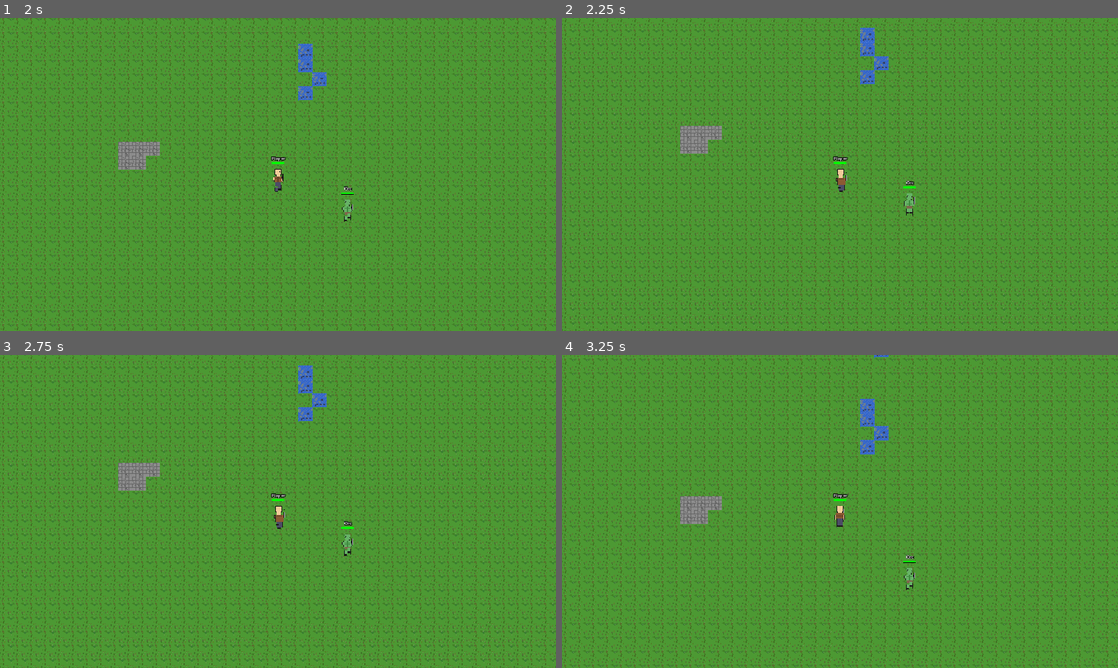
Above: before the commit, frames 1-4 (two rows, left to right).
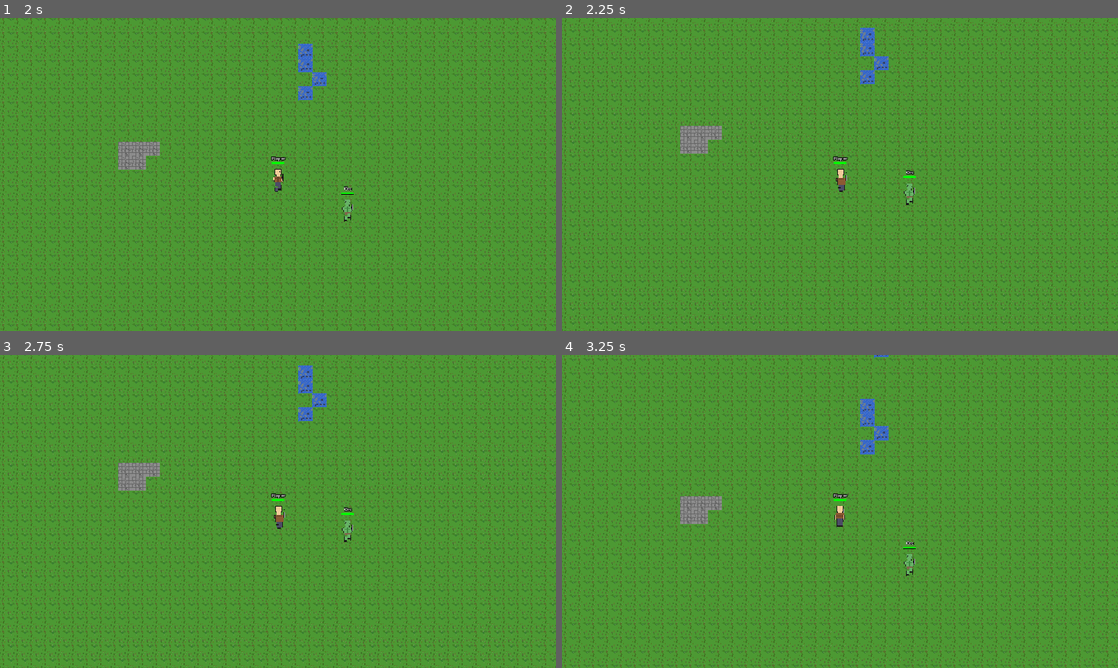
Above: after the commit, the same moments.

Repository: mattzanco/Trithia
Game: Godot game, scene res://scenes/main.tscn
Same seed, same stepped clock (60 frames per second), same inputs: the game is played once before the commit and once after it.
Inputs (mouse positions are in pixels of both pictures, inside the frame that each line leads up to):
- Up to frame 1 (2 s): move the mouse to (400, 158) at 0.52 s; hold D (move_right) 0.53-1.28 s; hold Ctrl 0.53-1.28 s; click (400, 158) at 0.67 s; move the mouse to (166, 190) at 1.27 s; hold S (move_down) from 1.28 s (still down); tap Ctrl at 1.35 s
- Up to frame 2 (2.25 s): move the mouse to (895, 105) at 2.02 s; release S (move_down) at 2.03 s; hold D (move_right) from 2.03 s (still down); hold Ctrl from 2.03 s (still down)
- Up to frame 3 (2.75 s): keep holding D (move_right); keep holding Ctrl
- Up to frame 4 (3.25 s): tap Enter at 2.75 s; move the mouse to (812, 574) at 2.77 s; release D (move_right) at 2.78 s; release Ctrl at 2.78 s; hold W (move_up) from 2.78 s (still down); tap Ctrl at 2.85 s; click (812, 574) at 2.92 s

Frame 1 is identical in both runs. In frame 2, 0.2% of the frame differs, in the area x 61-64%, y 48-64%; in frame 3, 0.2%; in frame 4, 0.2%.

Commit message:
Add collision detection between orc and player - orc respects player tile like player respects orc

Diff:
--- a/scripts/orc.gd
+++ b/scripts/orc.gd
@@ -18,6 +18,10 @@
 var patrol_direction = Vector2.ZERO
 var player = null
 var world = null
+var chase_update_interval = 0.5  # Update chase path every 0.5 seconds
+var patrol_update_interval = 2.0  # Update patrol direction every 2 seconds
+var chase_path = []  # Path to follow when chasing
+var chase_path_index = 0  # Current index in the path
 
 # Health system
 var max_health = 50
@@ -34,6 +38,12 @@
 
 # Targeting system
 var is_targeted = false
+
+# Combat system
+var targeted_enemy = null
+var attack_cooldown = 2.0  # Orc attacks slower than player
+var attack_timer = 0.0
+var detection_range = TILE_SIZE * 10  # Can detect player from 10 tiles away
 
 func _ready():
 	# Get the AnimatedSprite2D node
@@ -80,6 +90,9 @@
 		print("Orc animation started")
 	else:
 		print("ERROR: sprite_frames is null after create_orc_animations!")
+
+	# Initialize targeted_enemy to the player
+	targeted_enemy = null  # Will be set when detecting player
 
 	# Setup health and health bar
 	current_health = max_health
@@ -598,38 +611,110 @@
 	# Update direction change timer
 	direction_change_timer += delta
 
-	# Decide on next move every 2 seconds
-	if direction_change_timer >= 2.0:
+	# Handle attack cooldown
+	if attack_timer > 0.0:
+		attack_timer -= delta
+
+	# Check if player is in detection range
+	if player != null and targeted_enemy == null:
+		var distance_to_player = position.distance_to(player.position)
+		if distance_to_player <= detection_range:
+			targeted_enemy = player
+			print("[ORC_AGGRO] Orc detected Player at distance ", distance_to_player)
+
+	# If we have a target, try to attack if adjacent
+	if targeted_enemy != null:
+		var distance_to_target = position.distance_to(targeted_enemy.position)
+		if distance_to_target < TILE_SIZE * 1.5:
+			# Player is adjacent, perform attack
+			if attack_timer <= 0.0:
+				perform_attack()
+				attack_timer = attack_cooldown
+
+	# Decide on next move every 2 seconds (or more frequently when chasing)
+	var update_interval = patrol_update_interval
+	if targeted_enemy != null:
+		update_interval = chase_update_interval
+
+	if direction_change_timer >= update_interval:
 		direction_change_timer = 0.0
 
 		# Only try to move if we're at a tile center
 		if position.distance_to(target_position) < 1.0:
-			# Pick a random adjacent tile or stay still
-			var directions = [Vector2.UP, Vector2.DOWN, Vector2.LEFT, Vector2.RIGHT, Vector2.ZERO]
-			patrol_direction = directions[randi() % directions.size()]
-
-			# Calculate next tile
-			if patrol_direction != Vector2.ZERO:
-				var next_tile = position + patrol_direction * TILE_SIZE
-
-				# Check if it's walkable and not occupied
-				if world != null and world.has_method("is_walkable"):
-					# The feet of the sprite are on the lower tile
-					var feet_tile = next_tile + Vector2(0, TILE_SIZE / 2)
-					if not world.is_walkable(feet_tile):
-						# Can't walk there, stay still
-						patrol_direction = Vector2.ZERO
-
-				# Check for collision with player
-				if patrol_direction != Vector2.ZERO and player != null:
-					if next_tile.distance_to(player.position) < TILE_SIZE:
-						# Would collide, stay still
-						patrol_direction = Vector2.ZERO
-
-				# If we can move, set target
+			# If we have a target, use pathfinding to chase
+			if targeted_enemy != null:
+				# Calculate path to target
+				var orc_tile_center = position
+				var target_tile_center = targeted_enemy.position
+
+				chase_path = find_path(orc_tile_center, target_tile_center)
+				chase_path_index = 0
+
+				# If we have a path, start following it
+				if chase_path.size() > 1:
+					chase_path.remove_at(0)  # Remove current position
+					chase_path_index = 0
+				elif chase_path.size() == 0 and orc_tile_center.distance_to(target_tile_center) < TILE_SIZE * 1.5:
+					# Target is adjacent, move directly
+					chase_path = [target_tile_center]
+					chase_path_index = 0
+			else:
+				# No target, do random patrol
+				# Pick a random adjacent tile or stay still
+				var directions = [Vector2.UP, Vector2.DOWN, Vector2.LEFT, Vector2.RIGHT, Vector2.ZERO]
+				patrol_direction = directions[randi() % directions.size()]
+
+				# Calculate next tile
 				if patrol_direction != Vector2.ZERO:
-					target_position = next_tile
+					var next_tile = position + patrol_direction * TILE_SIZE
+
+					# Check if it's walkable and not occupied
+					if world != null and world.has_method("is_walkable"):
+						# The feet of the sprite are on the lower tile
+						var feet_tile = next_tile + Vector2(0, TILE_SIZE / 2)
+						if not world.is_walkable(feet_tile):
+							# Can't walk there, stay still
+							patrol_direction = Vector2.ZERO
+
+					# Check for collision with player
+					if patrol_direction != Vector2.ZERO and player != null:
+						if next_tile.distance_to(player.position) < TILE_SIZE:
+							# Would collide, stay still
+							patrol_direction = Vector2.ZERO
+
+					# If we can move, set target
+					if patrol_direction != Vector2.ZERO:
+						target_position = next_tile
+						is_moving = true
+
+	# Handle chase path following
+	if targeted_enemy != null and chase_path.size() > 0 and chase_path_index < chase_path.size():
+		# Move to next waypoint in path
+		var next_waypoint = chase_path[chase_path_index]
+
+		# Check if the next waypoint is occupied by the player
+		if next_waypoint.distance_to(player.position) < TILE_SIZE:
+			# Player is on that tile, can't move there
+			patrol_direction = Vector2.ZERO
+		else:
+			patrol_direction = (next_waypoint - position).normalized()
+
+			# Move toward waypoint
+			if position.distance_to(next_waypoint) < 1.0:
+				# Reached waypoint, move to next
+				chase_path_index += 1
+				if chase_path_index < chase_path.size():
+					next_waypoint = chase_path[chase_path_index]
+					patrol_direction = (next_waypoint - position).normalized()
+					target_position = next_waypoint
 					is_moving = true
+			else:
+				target_position = next_waypoint
+				if not is_moving:
+					is_moving = true
+	elif targeted_enemy == null and patrol_direction == Vector2.ZERO:
+		# In patrol mode but no direction set - do nothing this frame
+		pass
 
 	# Smooth movement toward target
 	if is_moving and position.distance_to(target_position) > 1.0:
@@ -682,6 +767,106 @@
 		return "right"
 	return "down"
 
+func find_path(start: Vector2, goal: Vector2) -> Array:
+	if start == goal:
+		return []
+
+	# Check if goal is walkable
+	if world and world.has_method("is_walkable"):
+		var feet_offset = Vector2(0, TILE_SIZE / 2)
+		var goal_feet = goal + feet_offset
+		if not world.is_walkable(goal_feet):
+			return []
+
+	# A* pathfinding
+	var open_set = [start]
+	var came_from = {}
+	var g_score = {start: 0}
+	var f_score = {start: heuristic(start, goal)}
+	var closed_set = {}
+	var iterations = 0
+	var max_iterations = 10000
+
+	while open_set.size() > 0 and iterations < max_iterations:
+		iterations += 1
+		# Find node with lowest f_score
+		var current = open_set[0]
+		var current_f = f_score.get(current, INF)
+		for node in open_set:
+			var node_f = f_score.get(node, INF)
+			if node_f < current_f:
+				current = node
+				current_f = node_f
+
+		# Reached goal
+		if current == goal:
+			return reconstruct_path(came_from, current)
+
+		open_set.erase(current)
+		closed_set[current] = true
+
+		# Check all neighbors
+		var neighbors = get_neighbors(current)
+		for neighbor in neighbors:
+			if neighbor in closed_set:
+				continue
+
+			# Check walkability
+			if world and world.has_method("is_walkable"):
+				var feet_offset = Vector2(0, TILE_SIZE / 2)
+				var feet_position = neighbor + feet_offset
+				if not world.is_walkable(feet_position):
+					continue
+
+			# Check if player is occupying this tile
+			if player != null and neighbor.distance_to(player.position) < TILE_SIZE:
+				continue
+
+			# Calculate tentative g_score
+			var tentative_g = g_score.get(current, INF) + current.distance_to(neighbor)
+
+			if tentative_g < g_score.get(neighbor, INF):
+				came_from[neighbor] = current
+				g_score[neighbor] = tentative_g
+				f_score[neighbor] = tentative_g + heuristic(neighbor, goal)
+
+				if not neighbor in open_set:
+					open_set.append(neighbor)
+
+	return []
+
+func get_neighbors(tile_center: Vector2) -> Array:
+	var neighbors = []
+	var tile_x = floor(tile_center.x / TILE_SIZE)
+	var tile_y = floor(tile_center.y / TILE_SIZE)
+
+	var directions = [
+		Vector2(1, 0), Vector2(0, 1), Vector2(-1, 0), Vector2(0, -1),
+		Vector2(1, 1), Vector2(-1, 1), Vector2(-1, -1), Vector2(1, -1)
+	]
+
+	for dir in directions:
+		var neighbor_x = tile_x + dir.x
+		var neighbor_y = tile_y + dir.y
+		var neighbor_center = Vector2(neighbor_x * TILE_SIZE + TILE_SIZE/2, neighbor_y * TILE_SIZE + TILE_SIZE/2)
+		neighbors.append(neighbor_center)
+
+	return neighbors
+
+func heuristic(a: Vector2, b: Vector2) -> float:
+	var dx = abs(a.x - b.x) / TILE_SIZE
+	var dy = abs(a.y - b.y) / TILE_SIZE
+	var D = TILE_SIZE
+	var D2 = sqrt(2) * TILE_SIZE
+	return D * max(dx, dy) + (D2 - D) * min(dx, dy)
+
+func reconstruct_path(came_from: Dictionary, current: Vector2) -> Array:
+	var path = [current]
+	while current in came_from:
+		current = came_from[current]
+		path.insert(0, current)
+	return path
+
 func _draw():
 	# Draw red border around the sprite when targeted
 	if is_targeted:
@@ -694,6 +879,27 @@
 		draw_line(rect_offset + Vector2(TILE_SIZE, 0), rect_offset + Vector2(TILE_SIZE, TILE_SIZE), Color.RED, border_width)  # Right
 		draw_line(rect_offset + Vector2(TILE_SIZE, TILE_SIZE), rect_offset + Vector2(0, TILE_SIZE), Color.RED, border_width)  # Bottom
 		draw_line(rect_offset, rect_offset + Vector2(0, TILE_SIZE), Color.RED, border_width)  # Left
+
+func perform_attack():
+	if targeted_enemy == null:
+		return
+
+	var damage = strength + randi_range(-2, 2)
+	var target_health = targeted_enemy.get_meta("current_health")
+	target_health -= damage
+	targeted_enemy.set_meta("current_health", target_health)
+
+	print("[ORC_ATTACK] Orc dealt ", damage, " damage to Player. HP: ", target_health, "/", targeted_enemy.get_meta("max_health"))
+
+	# Trigger health bar redraw
+	if targeted_enemy.has_node("HealthBar"):
+		var health_bar = targeted_enemy.get_node("HealthBar")
+		health_bar.queue_redraw()
+
+	# Check if target died
+	if target_health <= 0:
+		targeted_enemy.die()
+		targeted_enemy = null
 
 func die():
 	# Create a dead body visual at the orc's position
--- a/scripts/player.gd
+++ b/scripts/player.gd
@@ -1754,3 +1754,9 @@
 		return is_colliding
 
 	return false
+
+func die():
+	# Player died - this would be expanded later with death animation, respawn, etc.
+	print("[PLAYER_DIE] Player died at position ", position)
+	# For now, just remove the player
+	queue_free()
